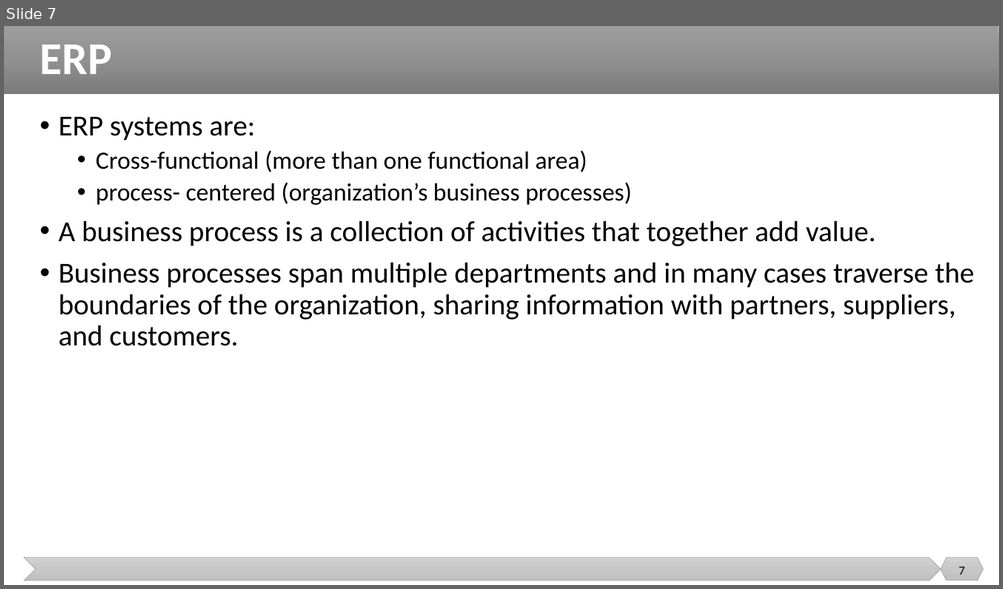
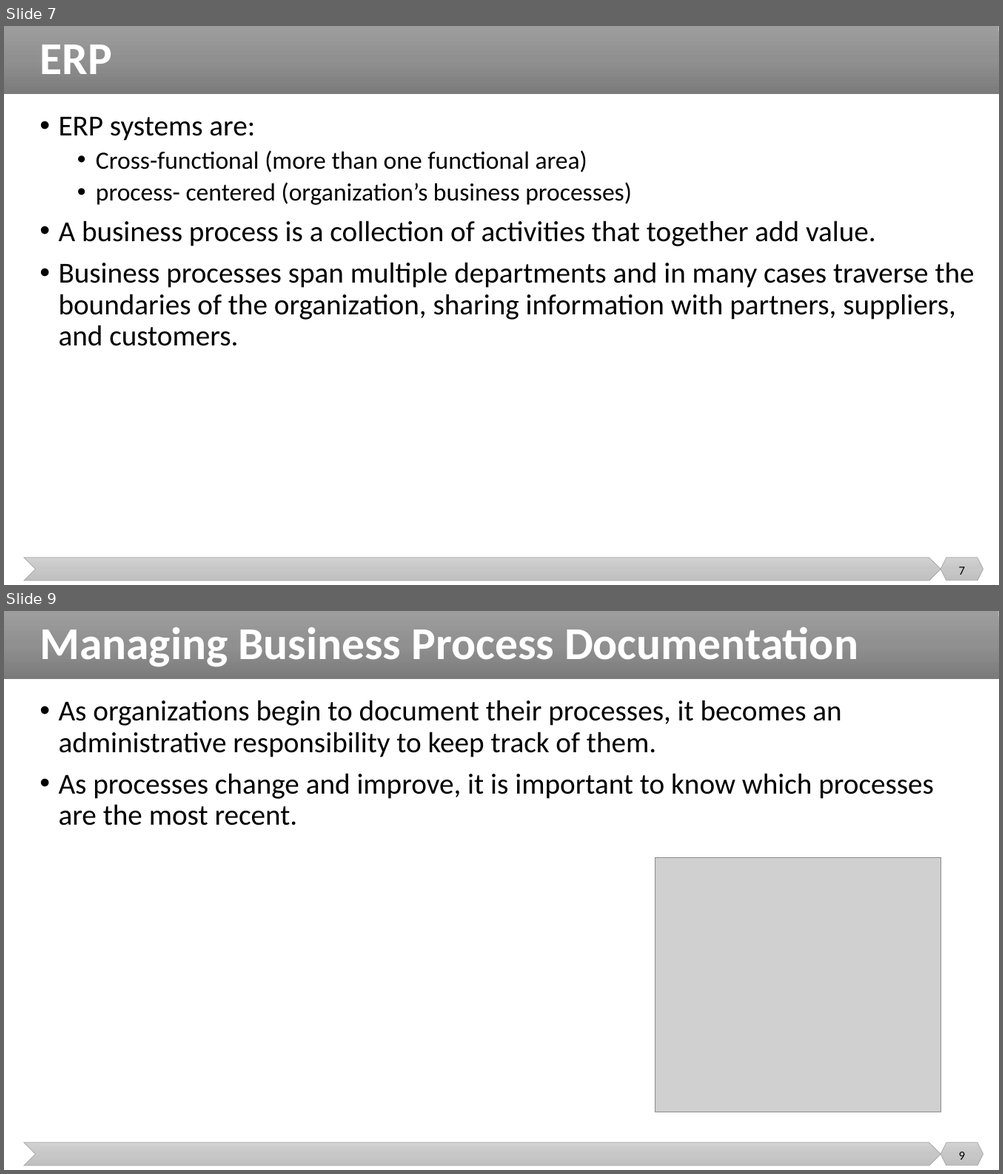
Before and after one commit to malenezi/malenezi, a slide deck: SE495/Lectures/3-ERP/ERP.pptx. Shown one above the other, each under a label of ours: slide 7 before the commit, slides 7 and 9 after it; the slides between them are not shown. The pictures are 1003x589 and 1003x1174 pixels, drawn with LibreOffice and Linux fonts; fonts in the diff are those of the drawing; grey boxes stand for pictures. Boxes give left, top, right and bottom in pixels: in the first picture for what was removed or moved away, otherwise in the second. Text is boxed around its words. In the diff, an @@ line names an element or a change of style, - is before the commit and + after.

```diff
--- a/SE495/Lectures/3-ERP/ERP.pptx
+++ b/SE495/Lectures/3-ERP/ERP.pptx
@@ slide 9 added at bbox=[4, 611, 999, 1170], background #FFFFFF; not listed: 3 template elements that a slide beside it also shows @@
@@ title added at bbox=[40, 627, 858, 667], 44 pt, text #FFFFFF, bold @@
+Managing Business Process Documentation
@@ text added at bbox=[59, 700, 933, 826], 28 pt, text #000000 @@
+• As organizations begin to document their processes, it becomes an administrative responsibility to keep track of them.
+• As processes change and improve, it is important to know which processes are the most recent.
@@ picture added at bbox=[655, 858, 940, 1113] @@
@@ page number added at bbox=[959, 1152, 965, 1160], 12 pt, text #000000 @@
+9
```
Also in this commit, not shown: 2 slides changed, 10 other slides added, 6 other files.
